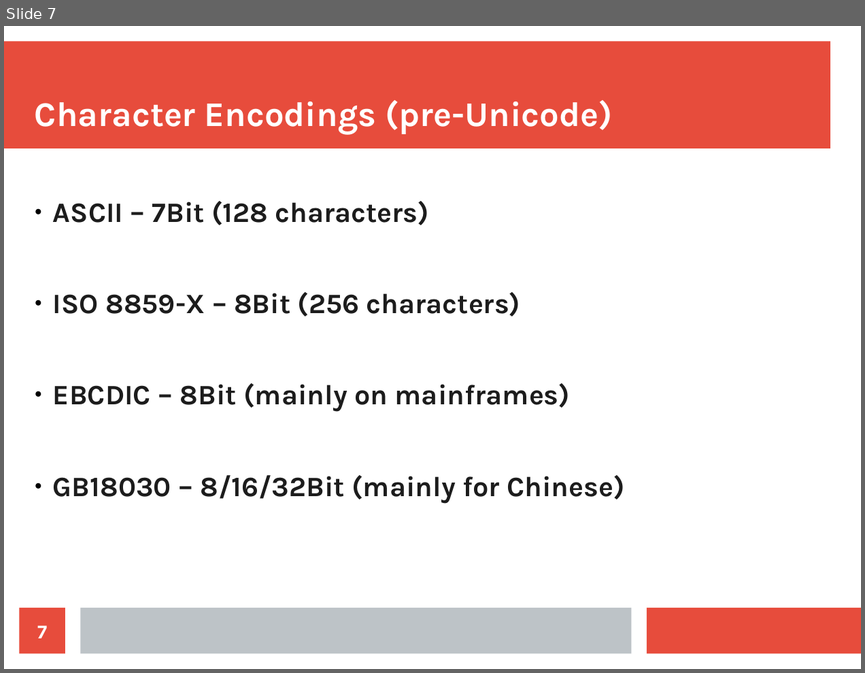
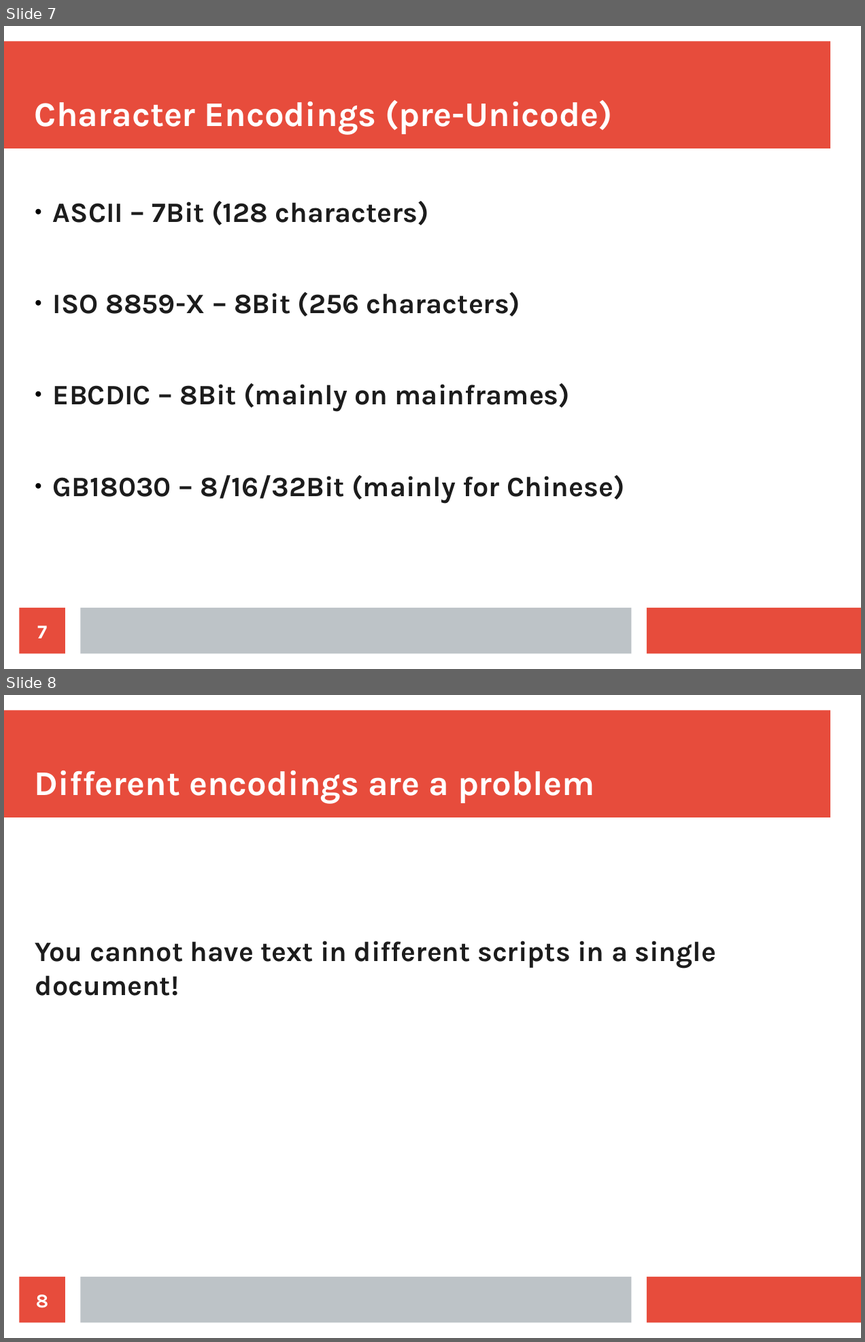
Before and after one commit to CPPUserGroups/Germany-Hamburg, a slide deck: unicode/slides.odp. Shown one above the other, each under a label of ours: slide 7 before the commit, slides 7 and 8 after it. The pictures are 865x673 and 865x1342 pixels, drawn with LibreOffice and Linux fonts; fonts in the diff are those of the drawing. Boxes give left, top, right and bottom in pixels: in the first picture for what was removed or moved away, otherwise in the second. Text is boxed around its words. In the diff, an @@ line names an element or a change of style, - is before the commit and + after.

```diff
--- a/unicode/slides.odp
+++ b/unicode/slides.odp
@@ slide 8 added at box(4, 695, 861, 1338), background #FFFFFF; not listed: 3 template elements that a slide beside it also shows @@
@@ title added at box(35, 770, 594, 803), 32 pt, text #FFFFFF, bold @@
+Different encodings are a problem
@@ text added at box(35, 940, 716, 996), 26 pt, text #1C1C1C, bold @@
+You cannot have text in different scripts in a single document!
@@ page number added at box(20, 1276, 65, 1323), fill #E74C3C, 18 pt, text #FFFFFF, bold @@
+8
```
Also in this commit, not shown: 5 slides changed, 7 other slides added, 1 slide removed, 2 other files.
